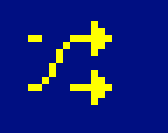
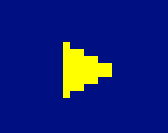
Two versions of the same layered image (168×133). Layer-by-layer changes:
added layer "-e-forward" above "-e-next" over 63, 42, 112, 98
hid "Shuffle" over 28, 21, 112, 105
